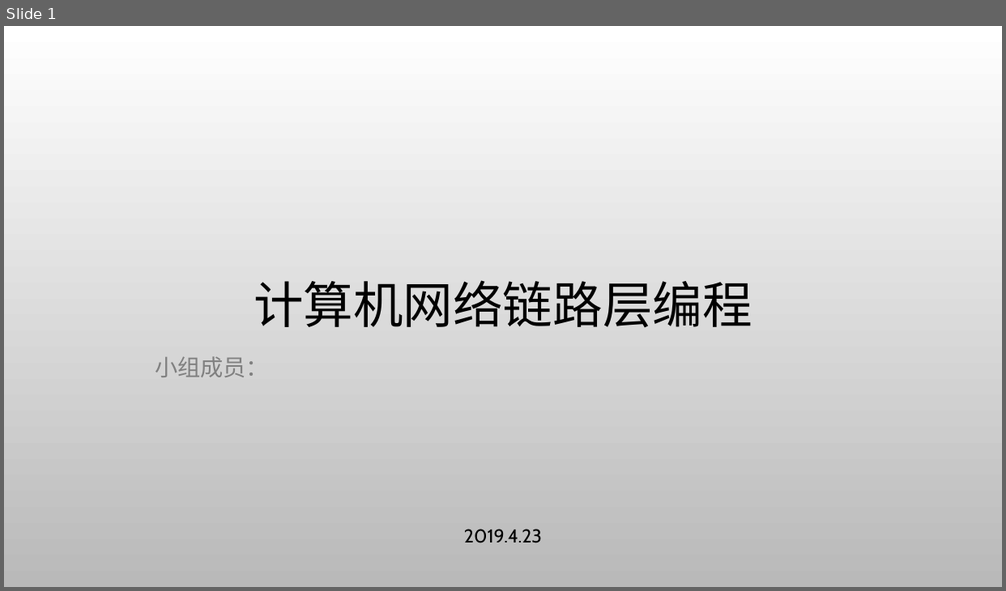
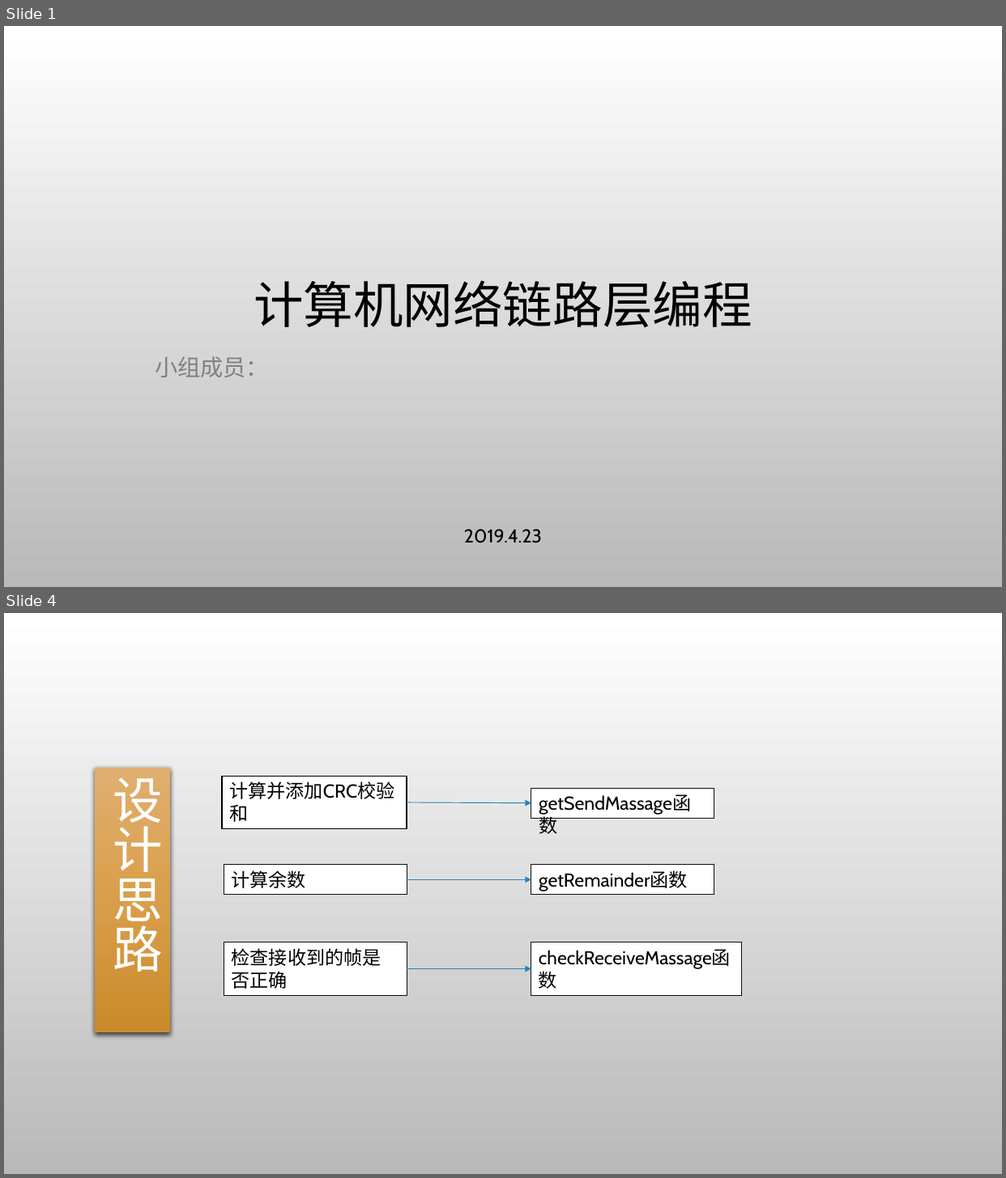
Before and after one commit to gcrth/computer_network, a slide deck: python/ppt/ppt-chapter3.pptx. Shown one above the other, each under a label of ours: slide 1 before the commit, slides 1 and 4 after it; the slides between them are not shown. The pictures are 1006x591 and 1006x1178 pixels, drawn with LibreOffice and Linux fonts; fonts in the diff are those of the drawing; background and template pictures are left out. Boxes give left, top, right and bottom in pixels: in the first picture for what was removed or moved away, otherwise in the second. Text is boxed around its words. In the diff, an @@ line names an element or a change of style, - is before the commit and + after.

```diff
--- a/python/ppt/ppt-chapter3.pptx
+++ b/python/ppt/ppt-chapter3.pptx
@@ slide 4 added at (4, 613, 1002, 1174), background picture (left out) @@
@@ rectangle added at (95, 767, 170, 1033), fill gradient #E0B071 to #DA9F4B to #C98A29, 48 pt, text #FFFFFF @@
+设计思路
@@ rectangle added at (222, 776, 407, 829), fill #FFFFFF, outline #000000 1.25 pt, 18 pt, text #000000 @@
+计算并添加CRC校验
+和
@@ arrow added from (407, 803) to (531, 803), #2683BF 0.75 pt @@
@@ rectangle added at (531, 788, 714, 818), fill #FFFFFF, outline #0D0D0D 0.75 pt, 18 pt, text #000000 @@
+getSendMassage函数
@@ rectangle added at (224, 865, 407, 895), fill #FFFFFF, outline #0D0D0D 0.75 pt, 18 pt, text #000000 @@
+计算余数
@@ arrow added from (407, 879) to (531, 879), #2683BF 0.75 pt @@
@@ rectangle added at (531, 865, 714, 895), fill #FFFFFF, outline #0D0D0D 0.75 pt, 18 pt, text #000000 @@
+getRemainder函数
@@ rectangle added at (224, 943, 407, 995), fill #FFFFFF, outline #0D0D0D 0.75 pt, 18 pt, text #000000 @@
+检查接收到的帧是否正确
@@ rectangle added at (531, 943, 740, 995), fill #FFFFFF, outline #0D0D0D 0.75 pt, 18 pt, text #000000 @@
+checkReceiveMassage函数
@@ arrow added from (407, 969) to (531, 969), #2683BF 0.75 pt @@
```
Also in this commit, not shown: 3 other slides added.
